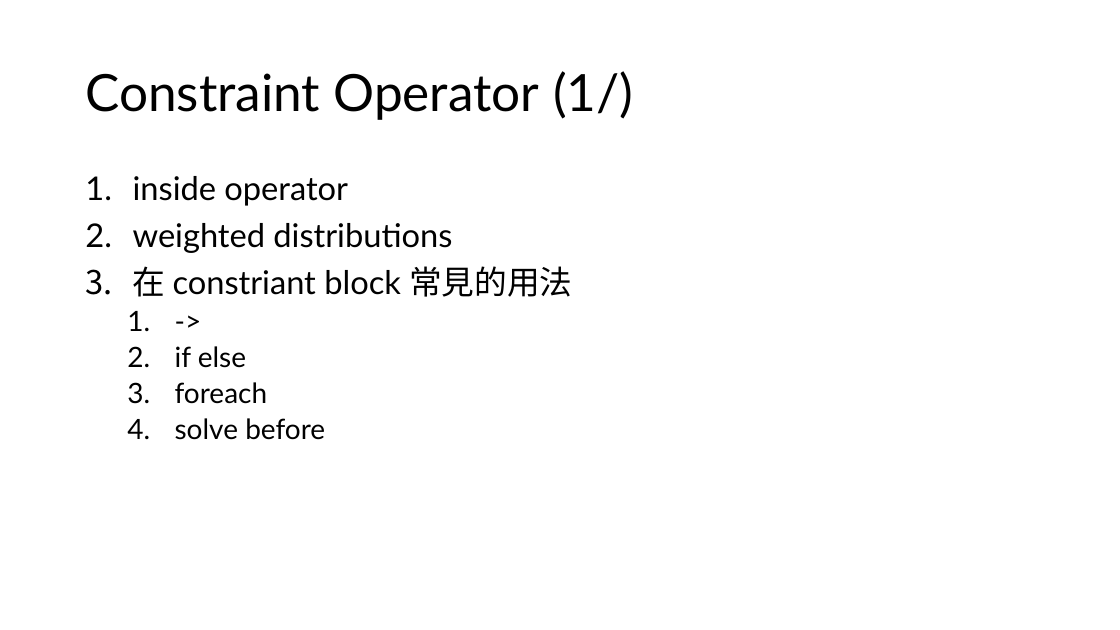
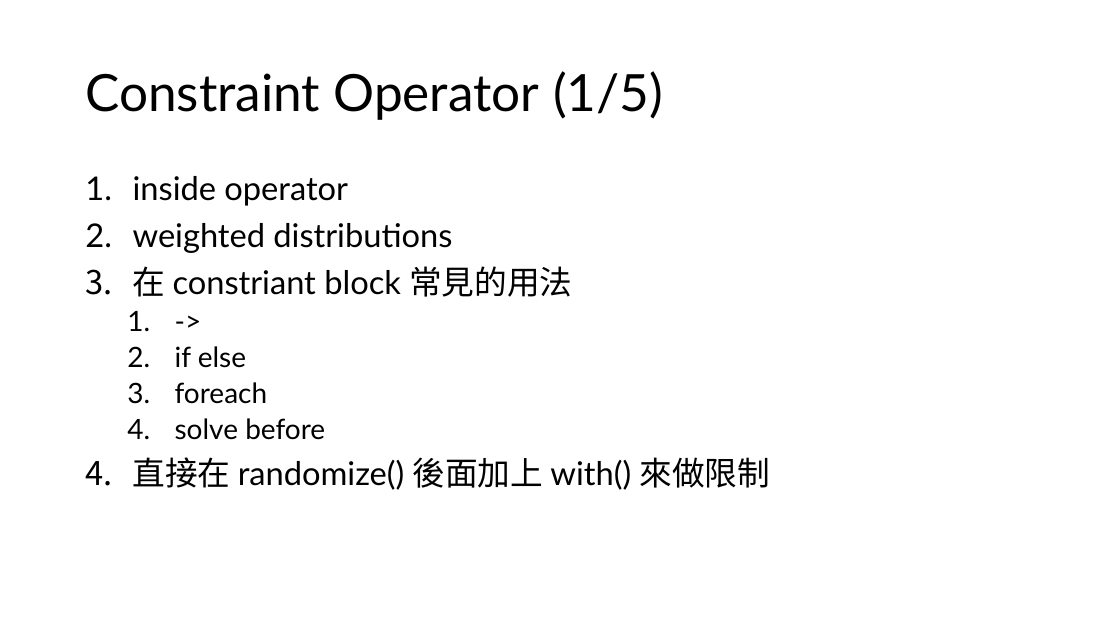
Before and after one commit to s9001055/DV_learning, a slide deck: slide 50 of systemverilog/SystemVerilog_語法學習.pptx. Drawn at 1120x630 pixels with LibreOffice and Linux fonts; fonts in the diff are those of the drawing. Boxes give left, top, right and bottom in pixels: in the first picture for what was removed or moved away, otherwise in the second. Text is boxed around its words. In the diff, an @@ line names an element or a change of style, - is before the commit and + after.

Commit message:
Modify: SystemVerilog_語法學習.pptx Add: chapter 6 Constraints

```diff
--- a/systemverilog/SystemVerilog_語法學習.pptx
+++ b/systemverilog/SystemVerilog_語法學習.pptx
@@ title at box(85, 71, 663, 120): text changed @@
-Constraint Operator (1/)
+Constraint Operator (1/5)
@@ text at box(133, 457, 771, 490): paragraph added @@
+4. 直接在 randomize() 後面加上 with() 來做限制
```
Also in this commit, not shown: 1 other slide changed, 14 slides added, 2 other files.
